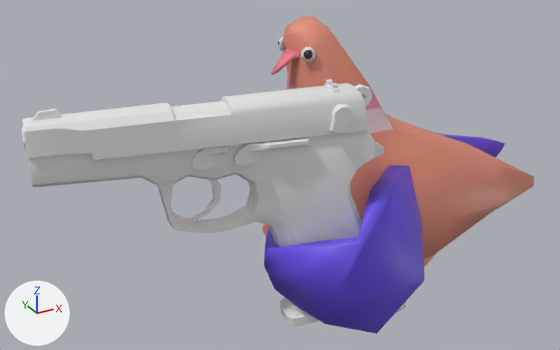
The FBX model Assets/_resources/3D models/Vignette #3/PigeonWithAGun.fbx as it was, and as the next commit left it.
Before and after are seen from a 50 mm camera at (-11.29, -17.21, 11.06) aimed at (-1.78, 0.08, 2.41). The lights are fixed; the arrows at lower left show +X, +Y and +Z. Where no turn or scale is listed for an object, it has been applied to the vertices.
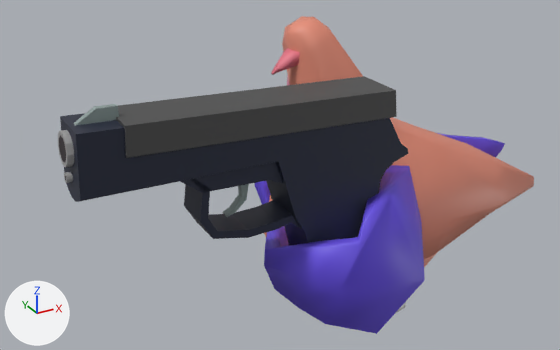
Where the change shows, as pixel boxes [x1, y1, x2, y2] in the pictures (560 x 350 px):
'Gun', deleted
    before: [22, 79, 384, 327]
'Cube.005', added
    after: [60, 76, 408, 246]
    faces in mat_gun_accent (dark blue #23283c): [60, 113, 408, 246]
    faces in mat_gun_prome (dark grey #4c4c4c): [116, 76, 397, 158]
'Plane', added
    after: [180, 179, 302, 239]
'Cube.006', added
    after: [193, 162, 283, 192]
'Cube.008', added
    after: [74, 104, 119, 126]
'Cylinder.001', added
    after: [58, 130, 74, 183]
    faces in mat_nozzle (grey #a5a5a5): [58, 130, 74, 183]
    faces in mat_nozzle_in (black #281d24): [59, 136, 66, 180]
'Cube.007', added
    after: [222, 184, 249, 217]
'Cylinder', deleted
    before: [278, 36, 315, 62]
    faces in mat_eye_out (white #e7e7e7): [279, 36, 315, 62]

Patch to the scene script:
```diff
--- a/Assets/_resources/3D models/Vignette #3/PigeonWithAGun.fbx.py
+++ b/Assets/_resources/3D models/Vignette #3/PigeonWithAGun.fbx.py
@@ mat_gun_trigger @@
+mat_gun_trigger = principled_material('Gun_trigger')
+mat_gun_trigger.base_color = (0.265, 0.335, 0.326)  # grey #8d9d9b
@@ mat_nozzle_in @@
+mat_nozzle_in = principled_material('Nozzle_In')
+mat_nozzle_in.base_color = (0.0215, 0.0121, 0.0177)  # black #281d24
@@ mat_nozzle @@
+mat_nozzle = principled_material('Nozzle')
+mat_nozzle.base_color = (0.374, 0.374, 0.374)  # grey #a5a5a5
@@ mat_gun_accent @@
+mat_gun_accent = principled_material('Gun_Accent')
+mat_gun_accent.base_color = (0.0165, 0.0215, 0.0447)  # dark blue #23283c
@@ mat_gun_prome @@
+mat_gun_prome = principled_material('Gun_prome')
+mat_gun_prome.base_color = (0.072, 0.072, 0.072)  # dark grey #4c4c4c
@@ me_cube_009 @@
+me_cube_009.from_pydata(...)  # 12 vertices, 10 faces; spans x -0.771..0.248, y -0.096..0.087, z -0.079..0.671
+me_cube_009.materials.append(mat_gun_trigger)  # grey #8d9d9b
@@ me_cylinder_001 @@
+me_cylinder_001.from_pydata(...)  # 60 vertices, 44 faces; spans x -0.138..0.378, y -0.364..0.364, z -0.714..0.351
+# faces by material slot: [42, 2]
+me_cylinder_001.materials.append(mat_nozzle)  # grey #a5a5a5
+me_cylinder_001.materials.append(mat_nozzle_in)  # black #281d24
@@ me_cube_011 @@
+me_cube_011.from_pydata(...)  # 116 vertices, 112 faces; spans x -4.82..3.19, y -0.65..0.65, z -3.9..2.01
+# faces by material slot: [92, 20]
+me_cube_011.materials.append(mat_gun_accent)  # dark blue #23283c
+me_cube_011.materials.append(mat_gun_prome)  # dark grey #4c4c4c
@@ me_cube_008 @@
+me_cube_008.from_pydata(...)  # 20 vertices, 18 faces; spans x -0.379..0.217, y -0.12..0.12, z -1.03..0.163
+me_cube_008.materials.append(mat_gun_trigger)  # grey #8d9d9b
@@ me_cube_007 @@
+me_cube_007.from_pydata(...)  # 12 vertices, 10 faces; spans x -2.79..0.36, y -0.51..0.41, z -0.6..0.94
+me_cube_007.materials.append(mat_gun_accent)  # dark blue #23283c
@@ me_plane @@
+me_plane.from_pydata(...)  # 80 vertices, 78 faces; spans x -3.33..0.17, y -0.46..0.46, z -0.91..1.48
+me_plane.materials.append(mat_gun_accent)  # dark blue #23283c
@@ ob_cylinder @@
-ob_cylinder = bpy.data.objects.new('Cylinder', me_cylinder_002)
-ob_cylinder.location = (-1.36, 0.64, 5.94)
@@ ob_gun @@
-ob_gun = bpy.data.objects.new('Gun', me_gun)
-ob_gun.location = (-4.12, -2.53, 3.9)
@@ ob_cube_008 @@
+ob_cube_008 = bpy.data.objects.new('Cube.008', me_cube_009)
+ob_cube_008.location = (-7.24, -2.78, 5.49)
@@ ob_cylinder_001 @@
+ob_cylinder_001 = bpy.data.objects.new('Cylinder.001', me_cylinder_001)
+ob_cylinder_001.location = (-8.09, -2.78, 5.41)
@@ ob_cube_005 @@
+ob_cube_005 = bpy.data.objects.new('Cube.005', me_cube_011)
+ob_cube_005.location = (-3.3, -2.78, 3.91)
@@ ob_cube_007 @@
+ob_cube_007 = bpy.data.objects.new('Cube.007', me_cube_008)
+ob_cube_007.location = (-4.32, -2.56, 4.04)
@@ ob_cube_006 @@
+ob_cube_006 = bpy.data.objects.new('Cube.006', me_cube_007)
+ob_cube_006.location = (-3.58, -2.72, 4.32)
@@ ob_plane @@
+ob_plane = bpy.data.objects.new('Plane', me_plane)
+ob_plane.location = (-2.72, -2.77, 3.15)
```
